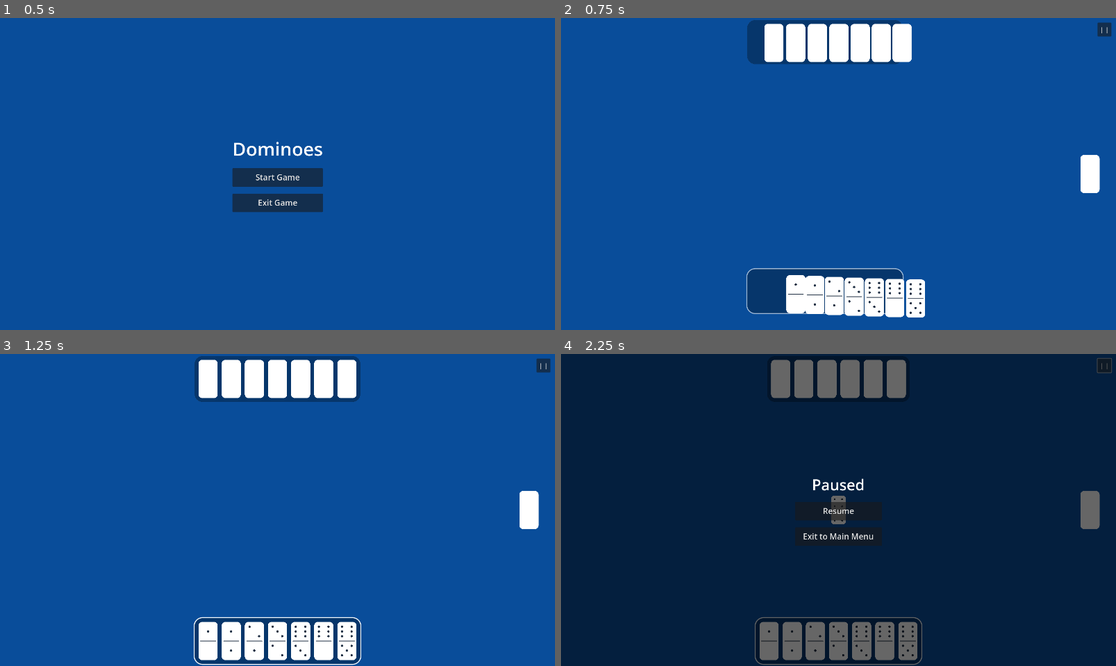
Above: before the commit, frames 1-4 (two rows, left to right).
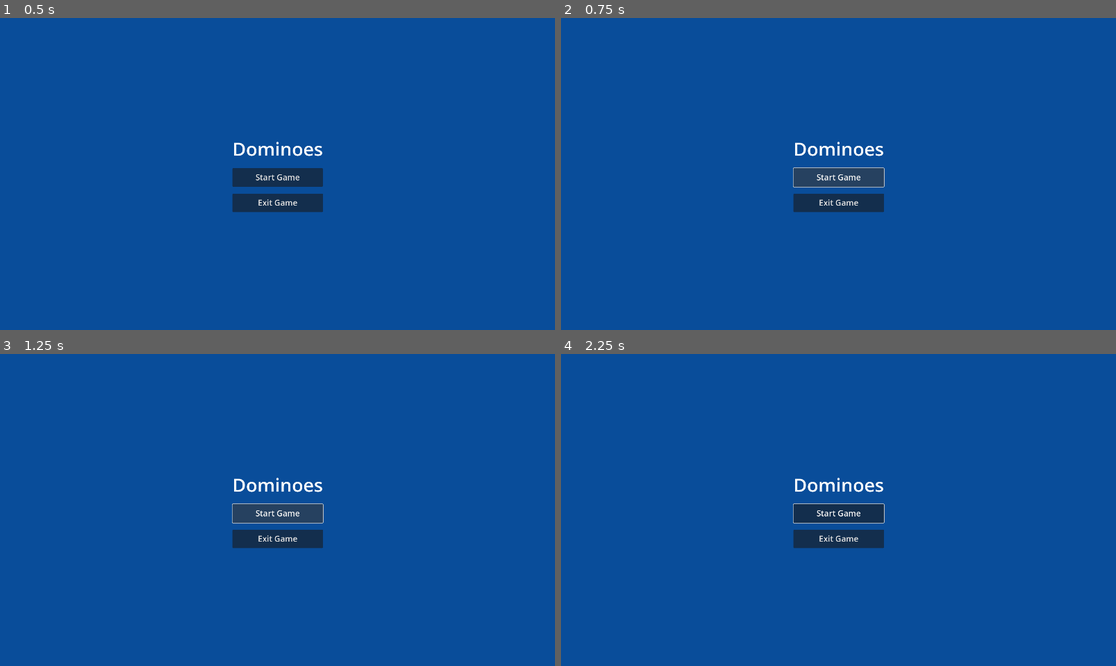
Above: after the commit, the same moments.

Repository: lenny015/capstone-game
Game: Godot game, scene res://scenes/main_menu.tscn
Same seed, same stepped clock (60 frames per second), same inputs: the game is played once before the commit and once after it.
Inputs (mouse positions are in pixels of both pictures, inside the frame that each line leads up to):
- Up to frame 1 (0.5 s): no input
- Up to frame 2 (0.75 s): click "Start Game" at 0.5 s
- Up to frame 3 (1.25 s): no input
- Up to frame 4 (2.25 s): click (838, 513) at 1.25 s, where only the run after the commit has a clickable "Start Game"; click (1104, 366) at 2 s, where only the run before the commit has a clickable "| |"

Frame 1 is identical in both runs. In frame 2, 12% of the frame differs, in the area x 33-100%, y 0-96%; in frame 3, 12%; in frame 4, 100%, in the area x 0-100%, y 0-100%.
Error after the commit: Parse Error: Identifier "Steam" not declared in the current scope. (res://scripts/main_menu.gd:10)

Commit message:
Install GodotSteam as addon

Diff:
--- a/project.godot
+++ b/project.godot
@@ -28,3 +28,10 @@
 [dotnet]
 
 project/assembly_name="Capstone Game"
+
+[steam]
+
+initialization/app_id=0
+initialization/initialize_on_startup=false
+initialization/embed_callbacks=false
+multiplayer_peer/max_channels=4
--- a/scripts/main_menu.gd
+++ b/scripts/main_menu.gd
@@ -5,3 +5,10 @@
 
 func _on_exit_pressed():
 	get_tree().quit()
+
+func _ready():
+	var init = Steam.steamInitEx()
+	if init["status"] != Steam.STEAM_API_INIT_RESULT_OK:
+		print("Steam not running")
+		return
+	print("Steam OK: ", Steam.getPersonaName())
Not shown, added: addons/godotsteam/godotsteam.gdextension.uid
Not shown, added: steam_appid.txt
Not shown, added: addons/godotsteam/androidarm64/libgodotsteam.android.template_debug.arm64.so
Not shown, added: addons/godotsteam/androidarm64/libgodotsteam.android.template_release.arm64.so
Not shown, added: addons/godotsteam/androidarm64/libsteam_api.so
Not shown, added: addons/godotsteam/godotsteam.gdextension
Not shown, added: addons/godotsteam/license.md
Not shown, added: addons/godotsteam/linux32/libgodotsteam.linux.template_debug.x86_32.so
Not shown, added: addons/godotsteam/linux32/libgodotsteam.linux.template_release.x86_32.so
Not shown, added: addons/godotsteam/linux32/libsteam_api.so
Not shown, added: addons/godotsteam/linux64/libgodotsteam.linux.template_debug.x86_64.so
Not shown, added: addons/godotsteam/linux64/libgodotsteam.linux.template_release.x86_64.so
(and 15 more such lines)
